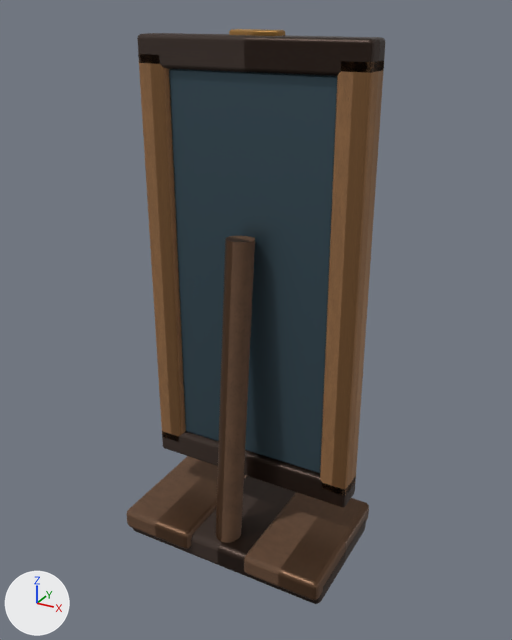
A saved change to the glTF model public/assets/maps/detail-v1/models/standing_mirror.glb.
Rendered twice from a camera (50 mm lens) standing at (1.084, -1.913, 1.857) and looking at (0.026, 0.012, 0.895). Arrows for +X, +Y and +Z are at lower left; the lights stay in place. The older version comes first. Vertices at exactly the same position are counted once.

Names of what the first picture shows: 'standing_mirror'.
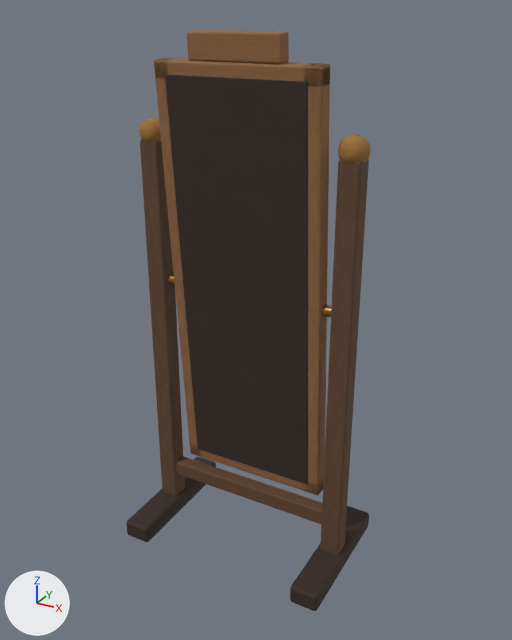
Changed parts and their boxes (x1, y1, x2, y2) in the pictures (512 x 640 px; the box of a moved part takes in the faces that stretch with it):
'standing_mirror', reshaped: before (127, 29, 385, 604); after (126, 30, 371, 611)
part 1 of me_mesh_0, moved or reshaped: before (138, 54, 186, 442); after (140, 139, 185, 496)
part 2 of me_mesh_0, added (mostly hidden): after (167, 274, 175, 285)
part 3 of me_mesh_0, moved or reshaped: before (320, 61, 384, 494); after (320, 159, 369, 555)
part 4 of me_mesh_0, added: after (322, 305, 332, 317)
part 5 of me_mesh_0, moved or reshaped: before (162, 431, 356, 507); after (176, 456, 322, 524)
part 6 of me_mesh_0, moved or reshaped (not visible afterwards): before (169, 69, 337, 473)
part 7 of me_mesh_0, added: after (165, 75, 308, 485)
part 8 of me_mesh_0, moved or reshaped: before (137, 33, 385, 76); after (187, 30, 289, 64)
part 9 of me_mesh_0, added (brown): after (154, 58, 330, 495)
part 10 of me_mesh_0, added (brown): after (139, 117, 161, 142)
part 11 of me_mesh_0, added (brown): after (338, 134, 371, 163)
part 12 of me_mesh_0, deleted: before (229, 29, 285, 36)
part 13 of me_mesh_0, deleted (brown): before (216, 236, 255, 543)
part 14 of me_mesh_0, moved or reshaped: before (127, 456, 369, 604); after (126, 457, 369, 611)

Edits to the bpy script that builds the scene:
```text
Change me_mesh_0:
    used by ob_standing_mirror; location = (0.0, 0.0, 0.0)
    remove me_mesh_0.from_pydata(...)  # 1870 vertices, 3684 faces; spans x -0.4..0.4, y -0.25..0.25, z 0.0..1.8
    add me_mesh_0.from_pydata(...)  # 3276 vertices, 6517 faces; spans x -0.4..0.4, y -0.25..0.25, z 0.0..1.8
    me_mesh_0 part 1: the loose piece of 152 vertices spanning x -0.39..-0.29, y -0.01..0.1, z 0.3..1.74 is scaled about its middle by (0.7, 0.644, 0.982), then moved by (-0.01, -0.04, -0.26)
    me_mesh_0 part 2: a new loose piece, a 24-sided cylinder along x spanning x -0.349..-0.272, y -0.018..0.018, z 0.968..1.004, in mat_material_0
    me_mesh_0 part 3: the loose piece of 152 vertices spanning x 0.29..0.39, y -0.01..0.1, z 0.3..1.74 is scaled about its middle by (0.7, 0.644, 0.982), then moved by (0.01, -0.04, -0.26)
    me_mesh_0 part 4: a new loose piece, a 24-sided cylinder along x spanning x 0.272..0.349, y -0.018..0.018, z 0.968..1.004, in mat_material_0
    me_mesh_0 part 5: the loose piece of 152 vertices spanning x -0.39..0.39, y -0.01..0.1, z 0.26..0.36 is scaled about its middle by (0.822, 0.46, 0.625), then moved by (0.0, -0.04, -0.11)
    me_mesh_0 part 6: the loose piece of 152 vertices spanning x -0.29..0.29, y 0.01..0.08, z 0.36..1.69 is multiplied about its middle by the matrix ((0.775, 0.0, 0.0), (0.0, 0.275, -0.072), (0.0, 0.019, 1.031)), then moved by (0.0, -0.03, -0.03)
    me_mesh_0 part 7: the loose piece of 152 vertices spanning x -0.29..0.29, y 0.01..0.08, z 0.36..1.69 is copied, and the copy is multiplied about its middle by the matrix ((0.828, 0.0, 0.0), (0.0, 0.306, -0.073), (0.0, 0.022, 1.046)), then moved by (0.0, -0.07, -0.04); it spans x -0.24..0.24, y -0.08..0.04, z 0.29..1.68
    me_mesh_0 part 8: the loose piece of 152 vertices spanning x -0.39..0.39, y -0.01..0.1, z 1.69..1.79 is scaled about its middle by (0.393, 0.459, 0.859), then moved by (0.0, -0.1, 0.02)
    me_mesh_0 part 9: a new loose piece of 520 vertices spanning x -0.28..0.28, y -0.08..0.08, z 0.25..1.72, in mat_material_0
    me_mesh_0 part 10: a new loose piece of 495 vertices spanning x -0.39..-0.3, y -0.05..0.05, z 1.44..1.53, in mat_material_0
    me_mesh_0 part 11: a new loose piece of 495 vertices spanning x 0.3..0.39, y -0.05..0.05, z 1.44..1.53, in mat_material_0
    me_mesh_0 part 12: the loose piece of 152 vertices spanning x -0.08..0.08, y 0.04..0.09, z 1.73..1.8 is deleted
    me_mesh_0 part 13: the loose piece of 52 vertices spanning x -0.05..0.05, y -0.2..0.01, z 0.08..1.19 is deleted
    me_mesh_0 part 14: 448 vertices removed from x -0.4..0.4, y -0.25..0.25, z 0.0..0.12; 296 vertices added at x -0.4..0.4, y -0.25..0.25, z 0.0..0.07
    other edits to the shape of me_mesh_0 do not show in these pictures
```
